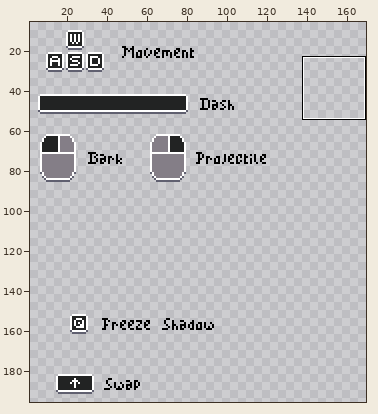
Pixel-art file: Assets/Sprites/UI/HowToPlay.aseprite. The picture above shows the old version from afar; the outline marks the close-up.
Close-up. Before the edit:
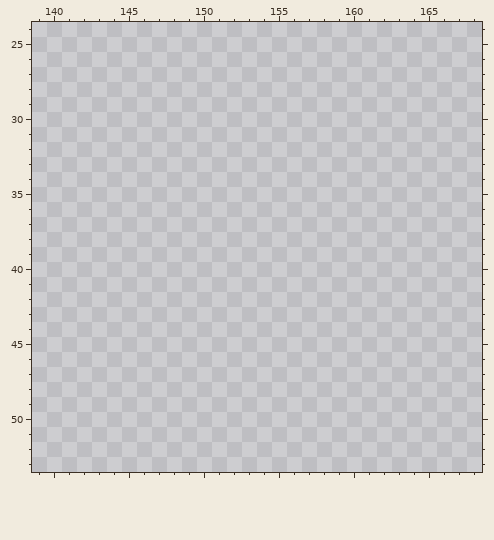
200x200 pixels, 1 frame. Colours within 5 levels of each other are drawn and written as one. Shown: x 139..168, y 24..53. The old version is drawn lined up with the new one. The wide view leaves out empty margins.
After the commit:
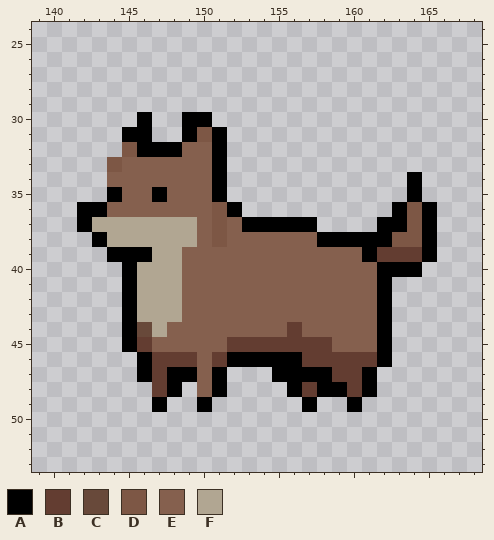
Palette (. is transparent): A #000000  B #633d31  C #68493a  D #7d5745  E #85604e  F #b1a692
Change:
drawings rearranged on the sheet (the old picture shows each at its new place)
Changed rows in their new state; - is an unchanged pixel.
first column x 142:
30 ----A--AA---------------
31 ---AA--ADA--------------
32 ---DAAAEEA--------------
33 --DEEEEEEA--------------
34 --EEEEEEEA------------A-
35 --AEEAEEEA------------A-
36 AAEEEEEEEDA----------ADA
37 AFFFFFFFEDEAAAAA----AADA
38 -AFFFFFFEDEEEEEEAAAAADDA
39 --AAAFFEEEEEEEEEEEEABBBA
40 ---AFFFEEEEEEEEEEEEEAAA-
41 ---AFFFEEEEEEEEEEEEEA---
42 ---AFFFEEEEEEEEEEEEEA---
43 ---AFFFEEEEEEEEEEEEEA---
44 ---ACFEEEEEEEEBEEEEEA---
45 ---ABEEEEEBBBBBBBEEEA---
46 ----ABBBEBAAAAABBBBBA---
47 ----ABAAEA---AAAABBA----
48 -----BA-EA----ABAABA----
49 -----A--A------A--A-----
Where, in picture pixels (left, top, right, bottom), the same in both close-ups:
added: (77, 112, 437, 412)
